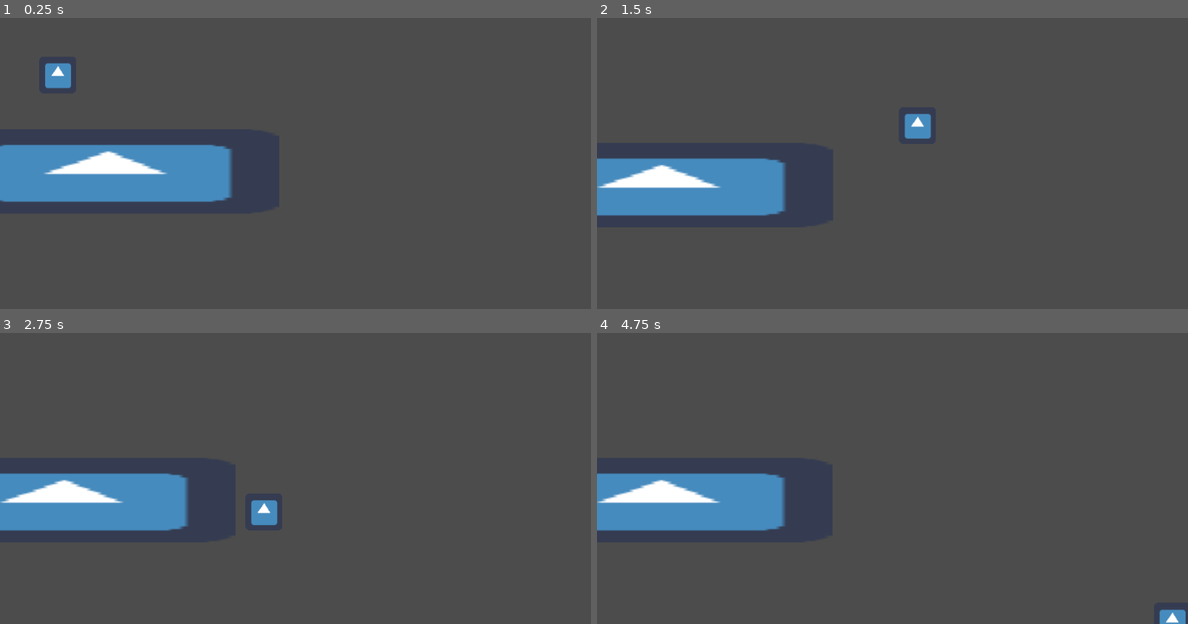
Above: before the commit, frames 1-4 (two rows, left to right).
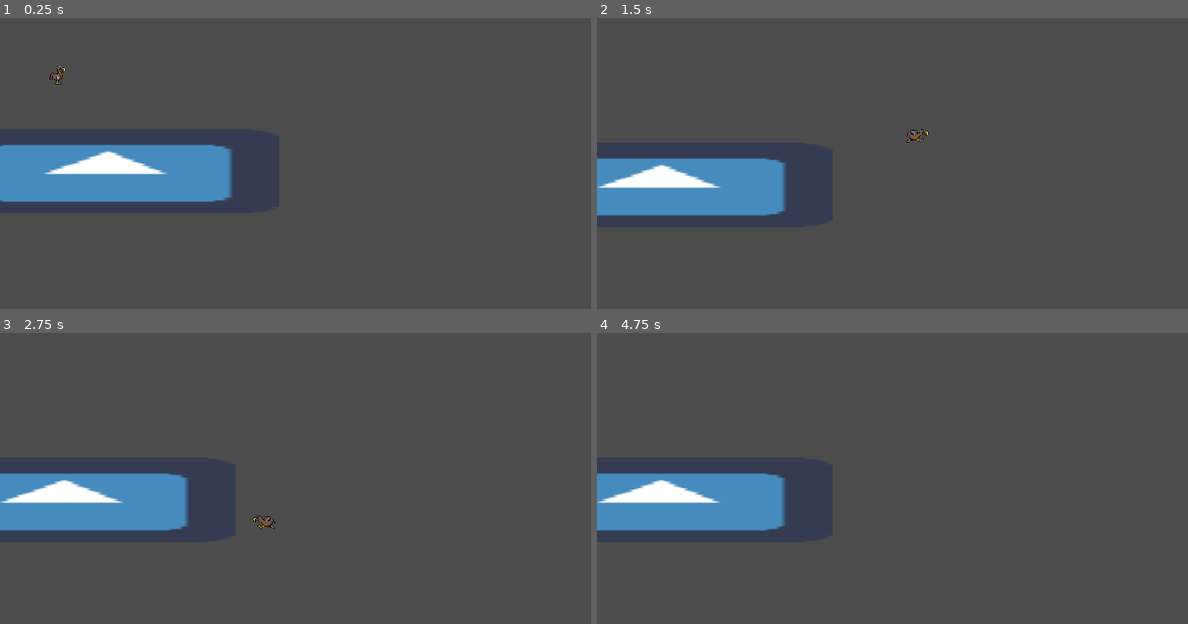
Above: after the commit, the same moments.

Repository: Struckdown/GDQ2021
Game: Godot game, scene res://MainLevel.tscn
Same seed, same stepped clock (60 frames per second), same inputs: the game is played once before the commit and once after it. The engine's default icon, where the game draws it, is replaced by a stand-in: a white triangle on a blue panel in a dark square.
Inputs:
- Up to frame 1 (0.25 s): no input
- Up to frame 2 (1.5 s): hold D (right) from 0.53 s (still down); tap Shift (dash) at 0.6, 1.35 s; tap Space (jump) at 0.77 s
- Up to frame 3 (2.75 s): tap Space (jump) at 1.52 s; release D (right) at 2.03 s; hold A (left) from 2.03 s (still down); tap Shift (dash) at 2.1 s
- Up to frame 4 (4.75 s): release A (left) at 2.78 s; hold D (right) 2.78-4.28 s; tap Shift (dash) at 2.85, 3.6, 4.35 s; tap Space (jump) at 3.02, 3.77, 4.52 s; tap Enter at 4.25 s; hold A (left) from 4.28 s (still down)

The runs differ from the first frame. In frame 1, 0.4% of the frame differs, in the area x 7-12%, y 15-25%; in frame 2, 0.4%, in the area x 52-57%, y 32-43%; in frame 3, 0.4%; in frame 4, 0.2%.

Commit message:
Integrated dodo sprites

Diff:
--- a/Dodo/Dodo.gd
+++ b/Dodo/Dodo.gd
@@ -13,6 +13,7 @@
 var dashSpeed = 800
 var wasDashing = false
 var facingRight = 1	# either 1 or -1
+var anim
 
 # Called when the node enters the scene tree for the first time.
 func _ready():
@@ -33,8 +34,15 @@
 func applyMovement(delta):
 	if heldDirections[0] > 0:
 		facingRight = 1
-	if heldDirections[0] < 0:
+		$Sprite.flip_h = false
+		updateAnim("run")
+	elif heldDirections[0] < 0:
 		facingRight = -1
+		$Sprite.flip_h = true
+		updateAnim("run")
+	else:
+		updateAnim("idle")
+
 	if dashRequested:
 		if heldDirections[0] == 0 and heldDirections[1] == 0:
 			heldDirections[0] = facingRight
@@ -54,6 +62,12 @@
 	move_and_slide(velocity*50, Vector2(0, -1))
 	dashTimeLeft -= delta
 
+func updateAnim(newAnim):
+	if newAnim == anim:
+		return
+	$AnimationPlayer.play(newAnim)
+	anim = newAnim
+
 
 func _unhandled_input(event):
 	if event.is_action_pressed("jump") and is_on_floor():
--- a/Dodo/Dodo.tscn
+++ b/Dodo/Dodo.tscn
@@ -1,16 +1,115 @@
-[gd_scene load_steps=4 format=2]
+[gd_scene load_steps=7 format=2]
 
-[ext_resource path="res://icon.png" type="Texture" id=1]
+[ext_resource path="res://art/spr_dodoright.png" type="Texture" id=1]
 [ext_resource path="res://Dodo/Dodo.gd" type="Script" id=2]
+[ext_resource path="res://art/spr_dodorunright.png" type="Texture" id=3]
 
 [sub_resource type="RectangleShape2D" id=1]
-extents = Vector2( 31.8618, 32.1891 )
+extents = Vector2( 14.1098, 16.0791 )
+
+[sub_resource type="Animation" id=2]
+resource_name = "idle"
+tracks/0/type = "value"
+tracks/0/path = NodePath("Sprite:texture")
+tracks/0/interp = 1
+tracks/0/loop_wrap = true
+tracks/0/imported = false
+tracks/0/enabled = true
+tracks/0/keys = {
+"times": PoolRealArray( 0 ),
+"transitions": PoolRealArray( 1 ),
+"update": 1,
+"values": [ ExtResource( 1 ) ]
+}
+tracks/1/type = "value"
+tracks/1/path = NodePath("Sprite:hframes")
+tracks/1/interp = 1
+tracks/1/loop_wrap = true
+tracks/1/imported = false
+tracks/1/enabled = true
+tracks/1/keys = {
+"times": PoolRealArray( 0 ),
+"transitions": PoolRealArray( 1 ),
+"update": 1,
+"values": [ 1 ]
+}
+tracks/2/type = "value"
+tracks/2/path = NodePath("Sprite:vframes")
+tracks/2/interp = 1
+tracks/2/loop_wrap = true
+tracks/2/imported = false
+tracks/2/enabled = true
+tracks/2/keys = {
+"times": PoolRealArray( 0 ),
+"transitions": PoolRealArray( 1 ),
+"update": 1,
+"values": [ 1 ]
+}
+tracks/3/type = "value"
+tracks/3/path = NodePath("Sprite:frame")
+tracks/3/interp = 1
+tracks/3/loop_wrap = true
+tracks/3/imported = false
+tracks/3/enabled = true
+tracks/3/keys = {
+"times": PoolRealArray( 0 ),
+"transitions": PoolRealArray( 1 ),
+"update": 1,
+"values": [ 0 ]
+}
+
+[sub_resource type="Animation" id=3]
+resource_name = "run"
+length = 0.4
+loop = true
+tracks/0/type = "value"
+tracks/0/path = NodePath("Sprite:hframes")
+tracks/0/interp = 1
+tracks/0/loop_wrap = true
+tracks/0/imported = false
+tracks/0/enabled = true
+tracks/0/keys = {
+"times": PoolRealArray( 0 ),
+"transitions": PoolRealArray( 1 ),
+"update": 1,
+"values": [ 4 ]
+}
+tracks/1/type = "value"
+tracks/1/path = NodePath("Sprite:texture")
+tracks/1/interp = 1
+tracks/1/loop_wrap = true
+tracks/1/imported = false
+tracks/1/enabled = true
+tracks/1/keys = {
+"times": PoolRealArray( 0 ),
+"transitions": PoolRealArray( 1 ),
+"update": 1,
+"values": [ ExtResource( 3 ) ]
+}
+tracks/2/type = "value"
+tracks/2/path = NodePath("Sprite:frame")
+tracks/2/interp = 1
+tracks/2/loop_wrap = true
+tracks/2/imported = false
+tracks/2/enabled = true
+tracks/2/keys = {
+"times": PoolRealArray( 0, 0.1, 0.2, 0.3 ),
+"transitions": PoolRealArray( 1, 1, 1, 1 ),
+"update": 1,
+"values": [ 0, 1, 2, 3 ]
+}
 
 [node name="Dodo" type="KinematicBody2D"]
 script = ExtResource( 2 )
 
 [node name="Sprite" type="Sprite" parent="."]
-texture = ExtResource( 1 )
+texture = ExtResource( 3 )
+hframes = 4
+frame = 1
 
 [node name="CollisionShape2D" type="CollisionShape2D" parent="."]
 shape = SubResource( 1 )
+
+[node name="AnimationPlayer" type="AnimationPlayer" parent="."]
+anims/idle = SubResource( 2 )
+anims/run = SubResource( 3 )
--- a/pauseMenu.tscn
+++ b/pauseMenu.tscn
@@ -5,17 +5,17 @@
 [ext_resource path="res://Scripts/pause.gd" type="Script" id=3]
 [ext_resource path="res://Artwork/quit.png" type="Texture" id=4]
 
+[sub_resource type="StyleBoxEmpty" id=1]
+
+[sub_resource type="StyleBoxEmpty" id=2]
+
 [sub_resource type="StyleBoxEmpty" id=3]
 
 [sub_resource type="StyleBoxEmpty" id=4]
 
-[sub_resource type="StyleBoxEmpty" id=2]
-
 [sub_resource type="StyleBoxEmpty" id=5]
 
 [sub_resource type="StyleBoxEmpty" id=6]
-
-[sub_resource type="StyleBoxEmpty" id=1]
 
 [node name="Pause Menu" type="Control"]
 pause_mode = 2
@@ -66,9 +66,9 @@
 
 [node name="VBoxContainer" type="VBoxContainer" parent="CenterContainer"]
 margin_left = 69.0
-margin_top = 31.0
+margin_top = 30.0
 margin_right = 100.0
-margin_bottom = 67.0
+margin_bottom = 66.0
 __meta__ = {
 "_edit_use_anchors_": false
 }
--- a/project.godot
+++ b/project.godot
@@ -13,6 +13,11 @@
 config/name="GDQ 2021"
 run/main_scene="res://MainLevel.tscn"
 config/icon="res://icon.png"
+
+[display]
+
+window/stretch/mode="2d"
+window/stretch/aspect="keep"
 
 [input]
 
Not shown, added: art/spr_camera.png.import
Not shown, added: art/spr_dodoglideleft.png.import
Not shown, added: art/spr_dodoglideright.png.import
Not shown, added: art/spr_dodoleft.png.import
Not shown, added: art/spr_dodoright.png.import
Not shown, added: art/spr_dodorunleft.png.import
Not shown, added: art/spr_dodorunright.png.import
Not shown: 2 places in pauseMenu.tscn that only renumber resources
